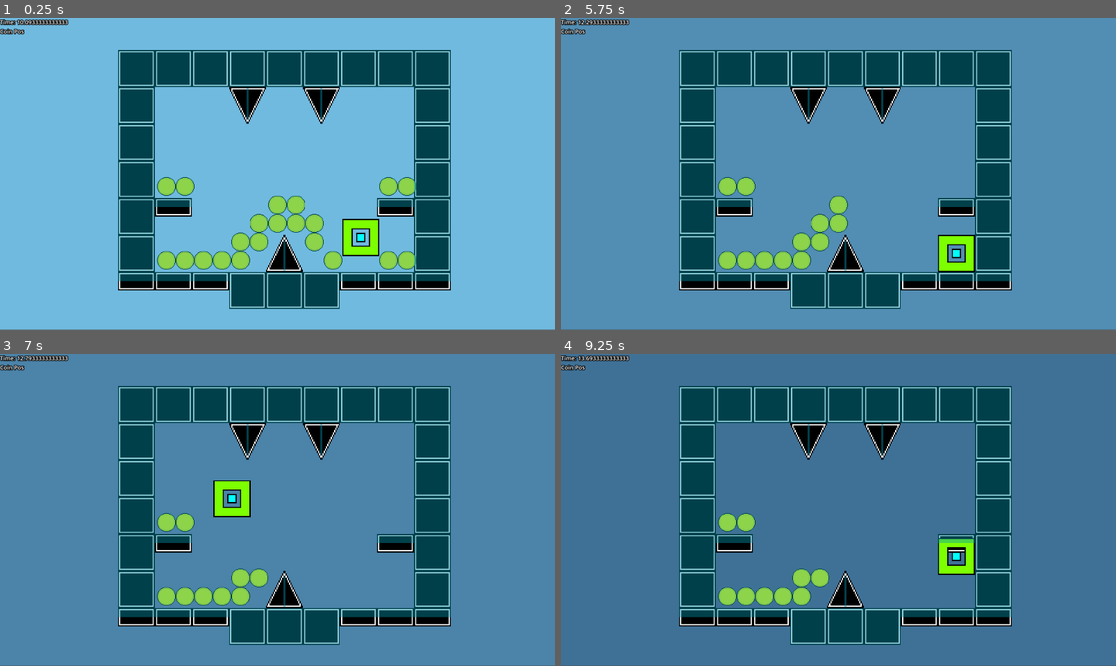
Above: before the commit, frames 1-4 (two rows, left to right).
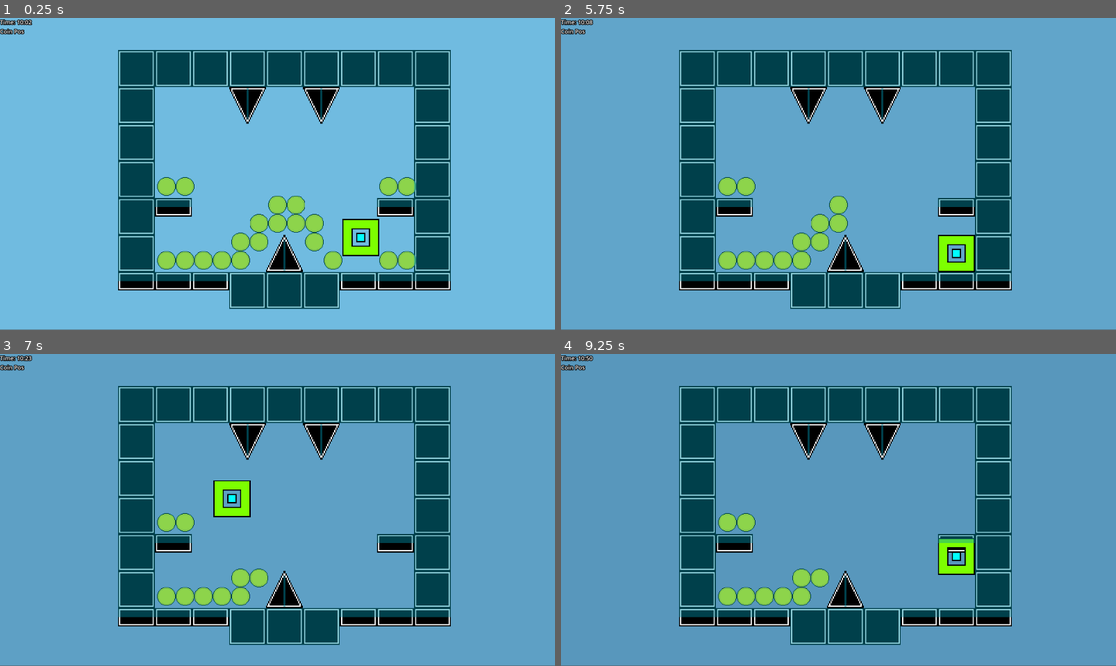
Above: after the commit, the same moments.

Repository: DavidWu531/Mystery-Odyssey
Game: Godot game, scene res://Scenes/main.tscn
Two runs of this game, one before a commit and one after it. Both use one fixed random seed, a clock stepped at 60 frames per second and the inputs below.
Inputs:
- Up to frame 1 (0.25 s): no input
- Up to frame 2 (5.75 s): hold D (Right) 0.53-2.03 s; tap Space (Jump) at 0.77, 1.52, 3.02, 3.77, 4.52 s; hold A (Left) 2.03-2.78 s; hold D (Right) 2.78-4.28 s; hold A (Left) 4.28-5.03 s; hold D (Right) from 5.03 s (still down)
- Up to frame 3 (7 s): release D (Right) at 5.78 s; hold A (Left) from 5.78 s (still down); tap Space (Jump) at 6.02, 6.77 s
- Up to frame 4 (9.25 s): release A (Left) at 7.28 s; hold D (Right) from 7.28 s (still down); tap Space (Jump) at 7.52, 9.02 s

The runs differ from the first frame. In frame 1, 0.1% of the frame differs, in the area x 4-13%, y 0-3%; in frame 2, 0.2%; in frame 3, 76%; in frame 4, 76%, in the area x 0-100%, y 0-100%.

Commit message:
Time Experimenting

Diff:
--- a/Scenes/main.tscn
+++ b/Scenes/main.tscn
@@ -111,7 +111,7 @@
 
 [sub_resource type="Animation" id="Animation_p2h8b"]
 resource_name = "Cycle"
-length = 60.0
+length = 120.0
 loop_mode = 1
 step = 1.0
 tracks/0/type = "value"
@@ -121,7 +121,7 @@
 tracks/0/interp = 1
 tracks/0/loop_wrap = true
 tracks/0/keys = {
-"times": PackedFloat32Array(0, 20, 40, 60),
+"times": PackedFloat32Array(0, 40, 80, 120),
 "transitions": PackedFloat32Array(1, 1, 1, 1),
 "update": 0,
 "values": [Color(0.443137, 0.737255, 0.882353, 1), Color(0.0156863, 0.101961, 0.25098, 1), Color(0.0156863, 0.101961, 0.25098, 1), Color(0.443137, 0.737255, 0.882353, 1)]
--- a/Scripts/Player.gd
+++ b/Scripts/Player.gd
@@ -13,6 +13,9 @@
 const quadruple_speed = 878.2
 
 var gravity = 980.0
+
+var hr = 10
+var mi = 0
 
 var object_mode = "Default"
 
@@ -66,11 +69,14 @@
 		if "Coin" in collision.get_collider().name:
 			collectible_kill()
 
-	var hr = $"../AnimationPlayer".current_animation_position / $"../AnimationPlayer".current_animation_length * 24
-	if hr + 10 <= 24:
-		$"../CanvasLayer/PlayerPos".text = str("Time: " + str(hr + 10))
-	else:
-		$"../CanvasLayer/PlayerPos".text = str("Time: " + str(hr - 14))
+	mi = int($"../AnimationPlayer".current_animation_position / $"../AnimationPlayer".current_animation_length * 60 * 24) % 60
+	if mi == 59:
+		hr += 0.2
+		mi = 0
+	if hr == 24:
+		hr = 0
+
+	$"../CanvasLayer/PlayerPos".text = str("Time: " + str("%02d" % hr) + ":" + str("%02d" % mi))
 
 func collectible_kill():
 	var granted = false
